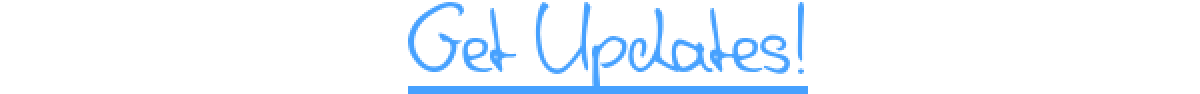
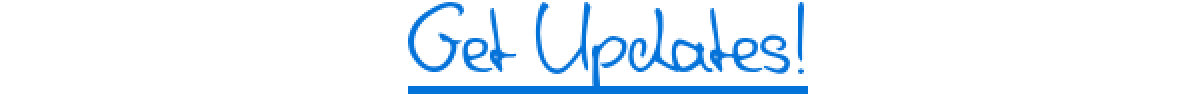
Two versions of the same layered image (1200 x 94). Layer-by-layer changes:
painted on "Get Updates!" over (x1=408, y1=2, x2=808, y2=94)
